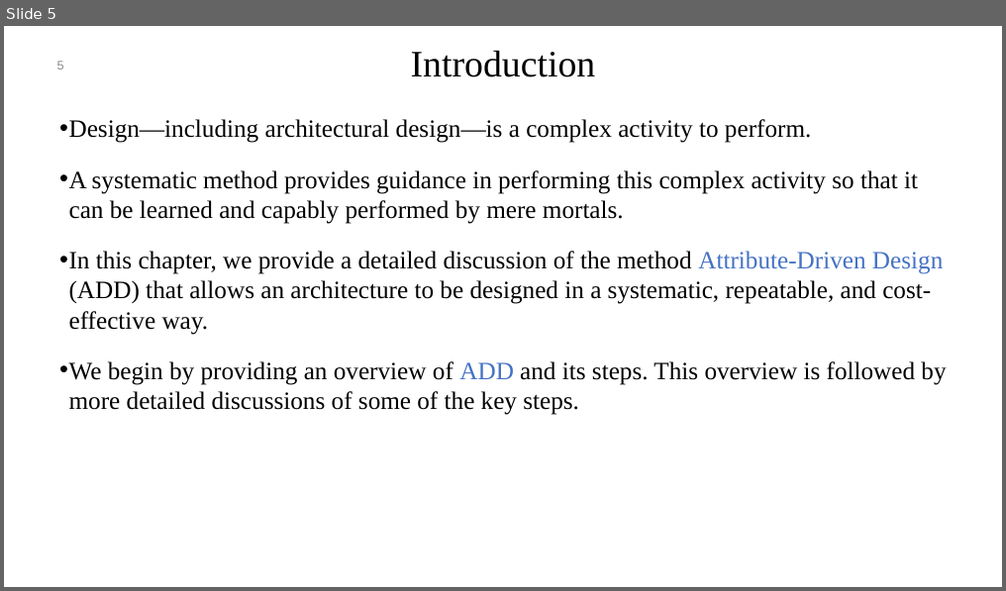
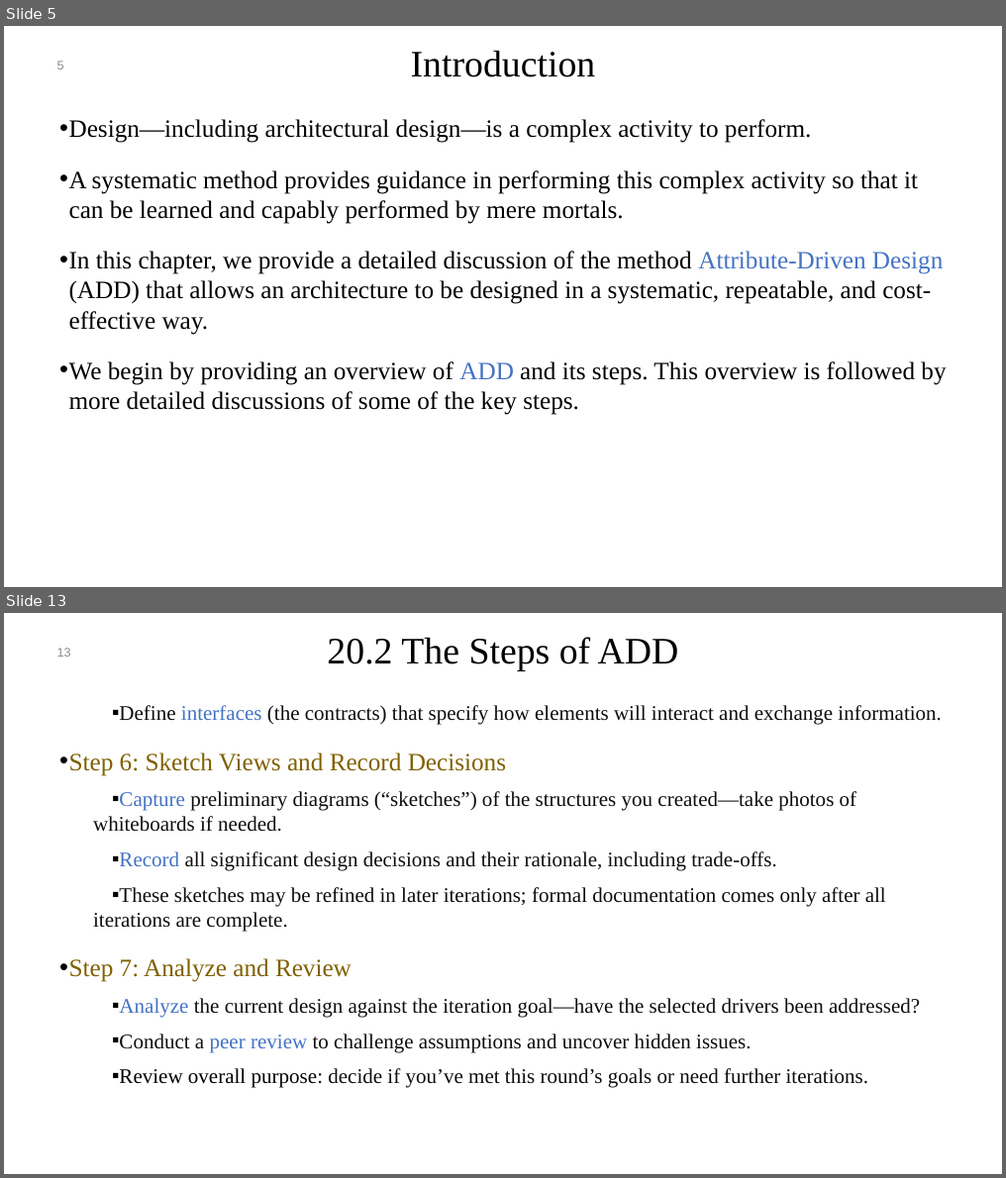
Before and after one commit to mohamad-khorsandi/slides-of-software-architecture-in-practice-4th-ed, a slide deck: chapter 20.pptx. Shown one above the other, each under a label of ours: slide 5 before the commit, slides 5 and 13 after it; the slides between them are not shown. The pictures are 1006x591 and 1006x1178 pixels, drawn with LibreOffice and Linux fonts; fonts in the diff are those of the drawing; background and template pictures are left out. Boxes give left, top, right and bottom in pixels: in the first picture for what was removed or moved away, otherwise in the second. Text is boxed around its words. In the diff, an @@ line names an element or a change of style, - is before the commit and + after.

```diff
--- a/chapter 20.pptx
+++ b/chapter 20.pptx
@@ slide 13 added at <box>4,613,1002,1174</box>, background #FFFFFF @@
@@ title added at <box>327,637,679,671</box>, 36 pt, text #000000 @@
+20.2 The Steps of ADD
@@ page number added at <box>57,648,71,657</box>, 12 pt, text #8C8C8C @@
+13
@@ text added at <box>69,705,942,1088</box>, 20 pt, text #0D0D0D @@
+  ▪ Define interfaces (the contracts) that specify how elements will interact and exchange information.
+• Step 6: Sketch Views and Record Decisions
+  ▪ Capture preliminary diagrams (“sketches”) of the structures you created—take photos of whiteboards if needed.
+  ▪ Record all significant design decisions and their rationale, including trade-offs.
+  ▪ These sketches may be refined in later iterations; formal documentation comes only after all iterations are complete.
+• Step 7: Analyze and Review
+  ▪ Analyze the current design against the iteration goal—have the selected drivers been addressed?
+  ▪ Conduct a peer review to challenge assumptions and uncover hidden issues.
+  ▪ Review overall purpose: decide if you’ve met this round’s goals or need further iterations.
```
Also in this commit, not shown: 1 slide changed, 24 other slides added.
